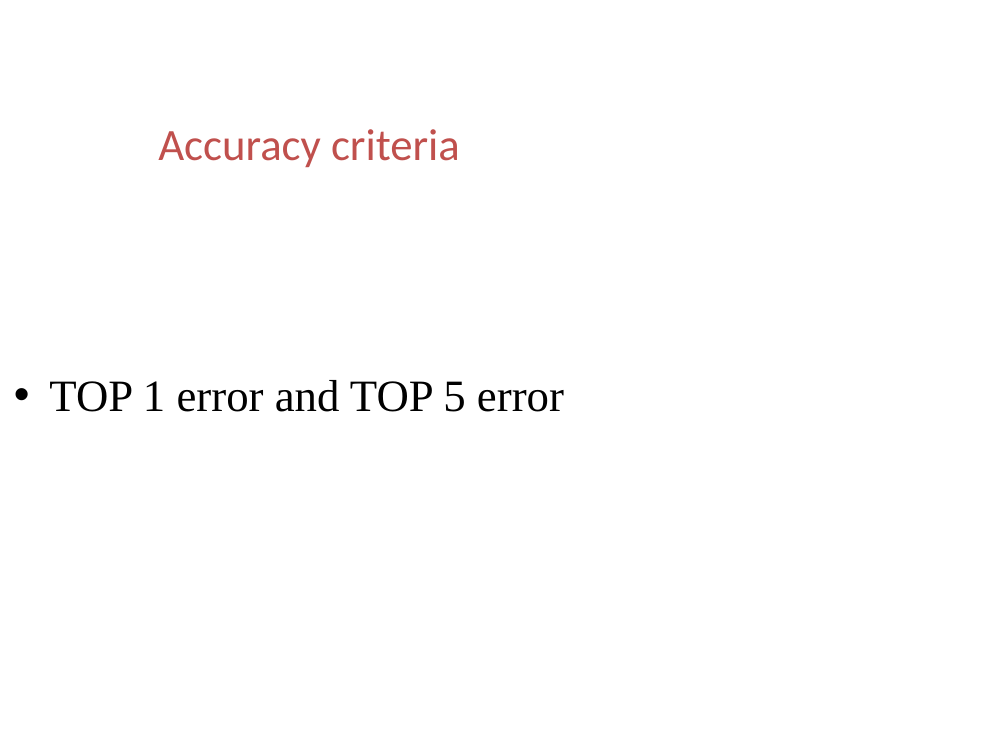
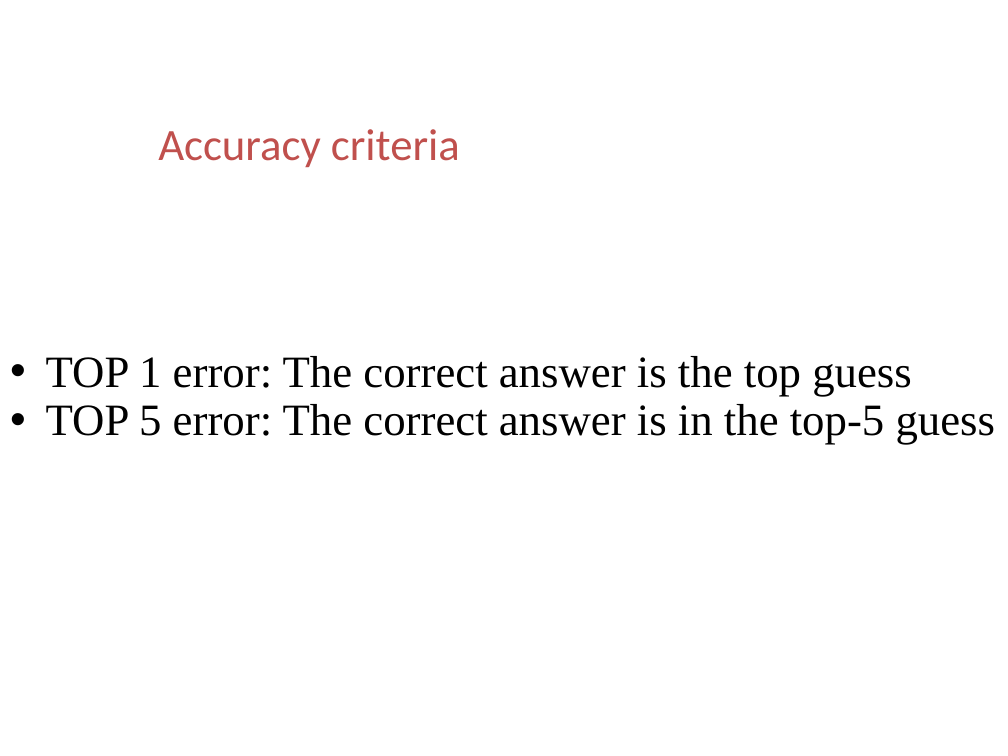
Before and after one commit to ttomchy/CV_2Project, a slide deck: slide 37 of presentation.pptx. Drawn at 1008x756 pixels with LibreOffice and Linux fonts; fonts in the diff are those of the drawing; background and template pictures are left out. Boxes give left, top, right and bottom in pixels: in the first picture for what was removed or moved away, otherwise in the second. Text is boxed around its words. In the diff, an @@ line names an element or a change of style, - is before the commit and + after.

```diff
--- a/presentation.pptx
+++ b/presentation.pptx
@@ text at <box>46,356,996,445</box>: text changed @@
-• TOP 1 error and TOP 5 error
+• TOP 1 error: The correct answer is the top guess
+• TOP 5 error: The correct answer is in the top-5 guess
```
Also in this commit, not shown: 8 other slides changed, 1 slide added, 1 slide removed, 1 other file.
